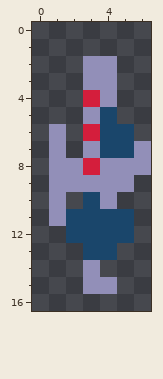
Two states of a pixel-art sprite, assets/weapons/enemy_rifle/0.png. The first picture shows the starting point.
The file is 24x24 pixels. Shown: x 0..6, y 0..16. The old version is drawn lined up with the new one, on the new canvas.
The result:
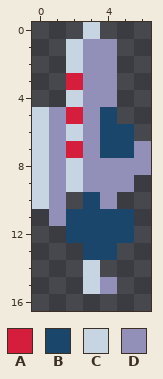
Palette (. is transparent): A #d41e3c  B #1a466b  C #c7d4e1  D #928fb8
Changes in this commit:
canvas 24x24 -> 7x24, the old top-left corner now at -9,0 (the part of the old canvas that was cut away was empty and is not shown)
@@ x 0..6 @@
- 0 .......
- 1 .......
- 2 ...DD..
- 3 ...DD..
- 4 ...AD..
- 5 ...DB..
- 6 .D.ABB.
- 7 .D.DBBD
- 8 .DDADDD
- 9 .DDDDD.
-10 .D.BD..
+ 0 ...C...
+ 1 ..CDD..
+ 2 ..CDD..
+ 3 ..ADD..
+ 4 ..CDD..
+ 5 CDADB..
+ 6 CDCDBB.
+ 7 CDADBBD
+ 8 CDCDDDD
+ 9 CDCDDD.
+10 CD.BD..
 11 .DBBBB.
@@ x 0..6 @@
 13 ...BB..
-14 ...D...
-15 ...DD..
+14 ...C...
+15 ...CD..
 16 .......
Pixel boxes of the changes (left, top, right, bottom) in both pictures:
changed: (32, 22, 117, 294)
